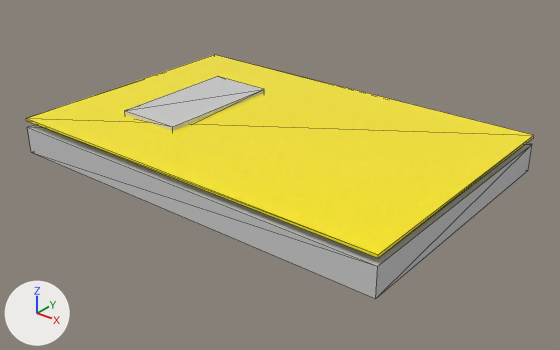
The OBJ model backend/static/signs/Biển số nhà inox số nổi nền vân gỗ 30 x 20.obj: old version first, new version second.
Camera for both pictures: a 50 mm camera at (0.472, -0.295, 0.236) aimed at (0.16, 0.095, -0.006). The axes (+X, +Y, +Z) are drawn at lower left. The lights are the same throughout. The older version comes first. Mesh edges are drawn as thin lines. Where no turn or scale is listed for an object, it has been applied to the vertices. Vertices at exactly the same position are counted once.

In view in the first picture: 'bien_so_nha_inox_so_noi_nen_van_go_30_x_20'.
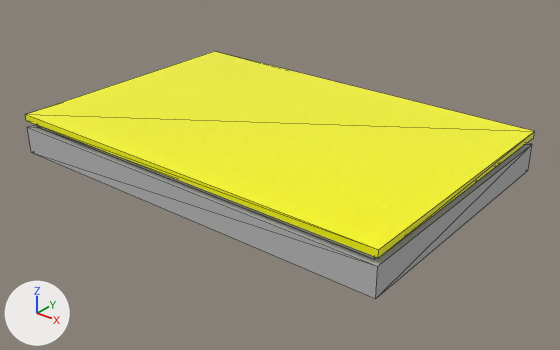
Pixel boxes (x1, y1, x2, y2) of what changed, in the pictures (560 x 350 px; the box of a moved part takes in the faces that stretch with it):
```json
{"object": "bien_so_nha_inox_so_noi_nen_van_go_30_x_20", "change": "reshaped, recoloured", "before": [26, 55, 534, 299], "after": [25, 51, 534, 299], "on screen": "light grey to grey"}
{"part": 1, "of": "me_bien_so_nha_inox_so_noi_nen_van_go_30_x_20", "change": "moved or reshaped", "after": [37, 125, 377, 259], "on screen": "not visible before"}
{"part": 2, "of": "me_bien_so_nha_inox_so_noi_nen_van_go_30_x_20", "change": "moved or reshaped", "before": [125, 76, 264, 131], "on screen": "not visible afterwards"}
{"part": 3, "of": "me_bien_so_nha_inox_so_noi_nen_van_go_30_x_20", "change": "moved or reshaped", "before": [26, 55, 534, 258], "after": [25, 51, 534, 258]}
{"part": 4, "of": "me_bien_so_nha_inox_so_noi_nen_van_go_30_x_20", "change": "recoloured", "before": [27, 124, 529, 265], "after": [27, 124, 529, 265]}
{"part": 5, "of": "me_bien_so_nha_inox_so_noi_nen_van_go_30_x_20", "change": "recoloured", "before": [28, 127, 530, 299], "after": [28, 127, 530, 299]}
{"part": 6, "of": "me_bien_so_nha_inox_so_noi_nen_van_go_30_x_20", "change": "recoloured", "before": [376, 146, 532, 298], "after": [376, 146, 532, 298]}
{"part": 7, "of": "me_bien_so_nha_inox_so_noi_nen_van_go_30_x_20", "change": "recoloured", "before": [125, 76, 264, 131]}
{"part": 8, "of": "me_bien_so_nha_inox_so_noi_nen_van_go_30_x_20", "change": "recoloured", "before": [26, 55, 534, 258], "after": [26, 55, 534, 258]}
```

Scene script edits in JSON lines:
```json
{"op": "add", "block": "mat_mat_c0c0c0", "code": ["mat_mat_c0c0c0 = principled_material('Mat_c0c0c0')", "mat_mat_c0c0c0.base_color = (0.753, 0.753, 0.753)  # light grey #e1e1e1", "mat_mat_c0c0c0.roughness = 0.0"]}
{"op": "add", "block": "mat_mat_ffff00", "code": ["mat_mat_ffff00 = principled_material('Mat_ffff00')", "mat_mat_ffff00.base_color = (1.0, 1.0, 0.0)  # yellow #ffff00", "mat_mat_ffff00.roughness = 0.0"]}
{"op": "add", "block": "mat_mat_808080", "code": ["mat_mat_808080 = principled_material('Mat_808080')", "mat_mat_808080.base_color = (0.502, 0.502, 0.502)  # grey #bcbcbc", "mat_mat_808080.roughness = 0.0"]}
{"block": "me_bien_so_nha_inox_so_noi_nen_van_go_30_x_20", "where": "me_bien_so_nha_inox_so_noi_nen_van_go_30_x_20.from_pydata(...)  # 32 vertices, 48 faces; spans x 0.0..0.3, y 0.0..0.2, z 0.0..0.03"}
{"block": "me_bien_so_nha_inox_so_noi_nen_van_go_30_x_20", "where": "# used by ob_bien_so_nha_inox_so_noi_nen_van_go_30_x_20; location = (0.0, 0.0, 0.0)"}
{"block": "me_bien_so_nha_inox_so_noi_nen_van_go_30_x_20", "where": "# before: 28 (0.0, 0.0, 0.027) at pixel (26, 118), 29 (0.3, 0.0, 0.027) at pixel (378, 254), 30 (0.3, 0.2, 0.027) at pixel (533, 135), 31 (0.0, 0.2, 0.027) at pixel (214, 54)"}
{"block": "me_bien_so_nha_inox_so_noi_nen_van_go_30_x_20", "change": "me_bien_so_nha_inox_so_noi_nen_van_go_30_x_20 part 1: the loose piece of 8 vertices spanning x 0.01..0.29, y 0.01..0.19, z 0.02..0.025 is scaled about its middle by (1.04, 1.06, 1)"}
{"block": "me_bien_so_nha_inox_so_noi_nen_van_go_30_x_20", "change": "me_bien_so_nha_inox_so_noi_nen_van_go_30_x_20 part 2: the loose piece of 8 vertices spanning x 0.05..0.1, y 0.05..0.15, z 0.025..0.03 is scaled about its middle by (0.4, 0.4, 1), then moved by (0.035, 0.02, -0.005)"}
{"block": "me_bien_so_nha_inox_so_noi_nen_van_go_30_x_20", "change": "me_bien_so_nha_inox_so_noi_nen_van_go_30_x_20 part 3"}
{"op": "add", "block": "me_bien_so_nha_inox_so_noi_nen_van_go_30_x_20", "code": "for i in [*range(28, 32)]: me_bien_so_nha_inox_so_noi_nen_van_go_30_x_20.vertices[i].co += Vector((0.0, 0.0, 0.003))"}
{"block": "me_bien_so_nha_inox_so_noi_nen_van_go_30_x_20", "change": "me_bien_so_nha_inox_so_noi_nen_van_go_30_x_20 part 4: all 6 faces centred in x 0.0..0.1, y 0.0..0.2, z 0.0..0.02 switch from mat_mat_a0a0a0 (light grey #cfcfcf) to mat_mat_808080 (grey #bcbcbc)"}
{"block": "me_bien_so_nha_inox_so_noi_nen_van_go_30_x_20", "change": "me_bien_so_nha_inox_so_noi_nen_van_go_30_x_20 part 5: all 3 faces centred in x 0.2, y 0.0..0.067, z 0.0..0.02 switch from mat_mat_a0a0a0 (light grey #cfcfcf) to mat_mat_808080 (grey #bcbcbc)"}
{"block": "me_bien_so_nha_inox_so_noi_nen_van_go_30_x_20", "change": "me_bien_so_nha_inox_so_noi_nen_van_go_30_x_20 part 6: all 2 faces centred in x 0.3, y 0.067..0.133, z 0.007..0.013 switch from mat_mat_a0a0a0 (light grey #cfcfcf) to mat_mat_808080 (grey #bcbcbc)"}
{"block": "me_bien_so_nha_inox_so_noi_nen_van_go_30_x_20", "change": "me_bien_so_nha_inox_so_noi_nen_van_go_30_x_20 part 7: all 10 faces centred in x 0.05..0.1, y 0.05..0.117, z 0.025..0.03 switch from mat_mat_a0a0a0 (light grey #cfcfcf) to mat_mat_c0c0c0 (light grey #e1e1e1)"}
{"block": "me_bien_so_nha_inox_so_noi_nen_van_go_30_x_20", "change": "me_bien_so_nha_inox_so_noi_nen_van_go_30_x_20 part 8: all 12 faces that had it switch from mat_mat_ffd700 (yellow #ffed00) to mat_mat_ffff00 (yellow #ffff00)"}
```
